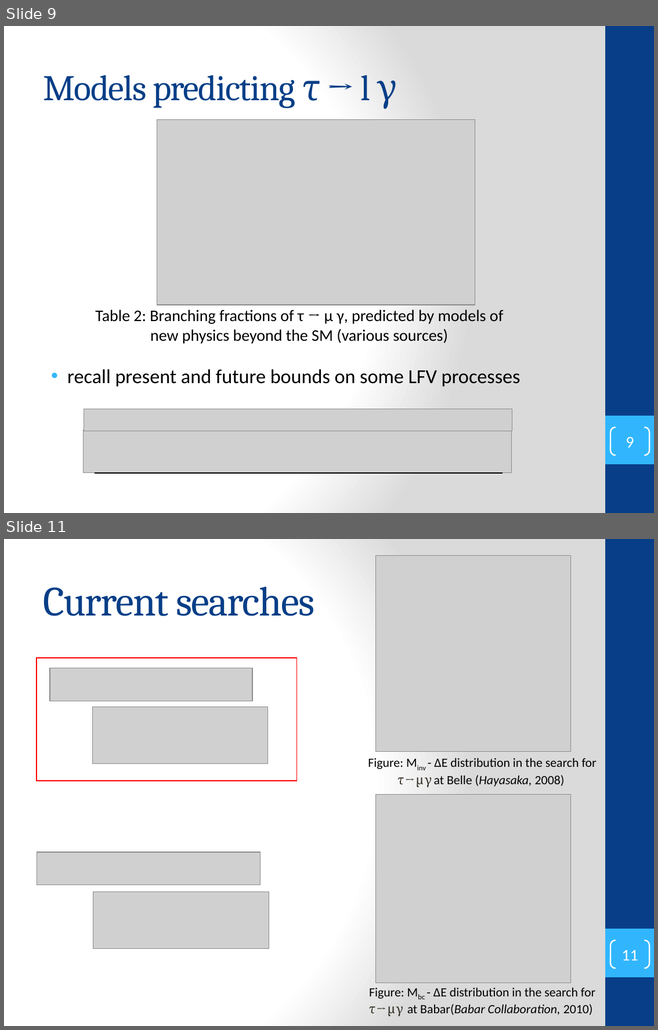
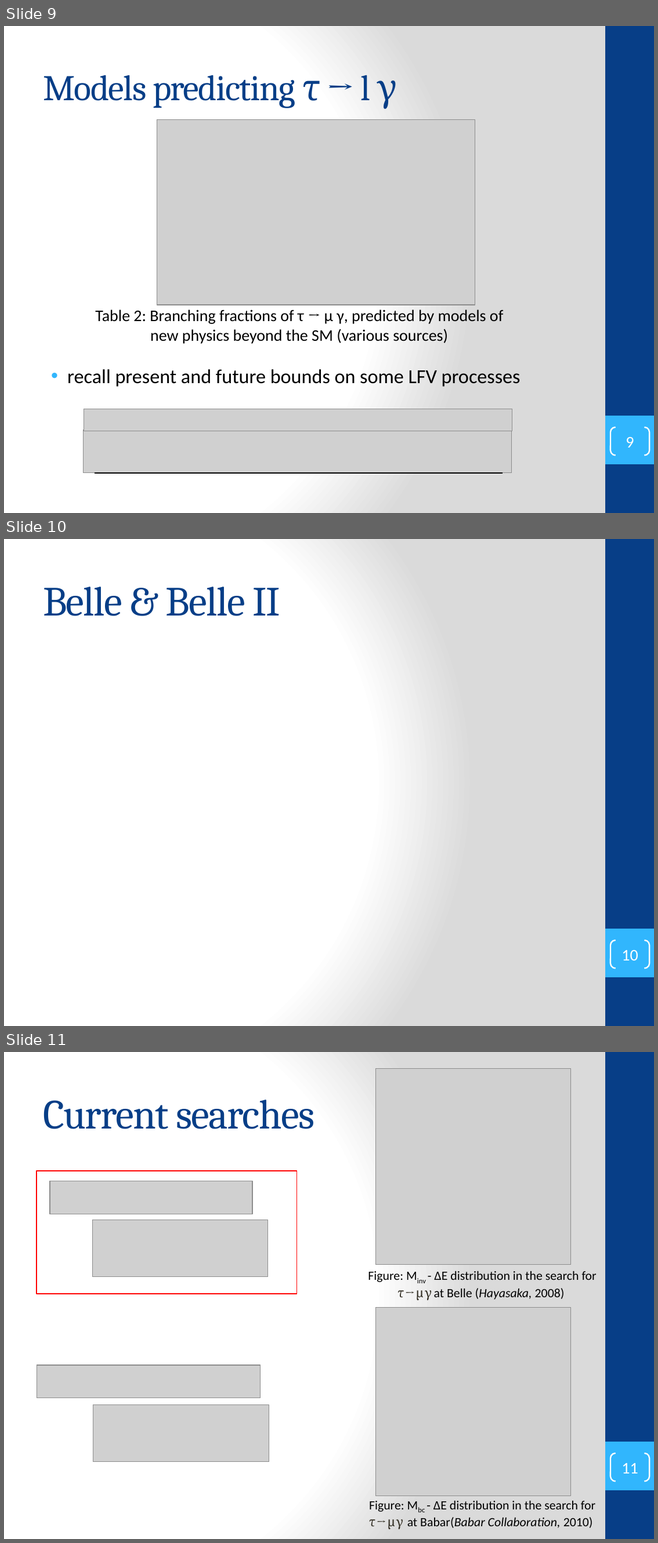
Before and after one commit to secret-agent-drone/lit-review, a slide deck: LiteratureReview_talk/lit_review_talk.pptx. Shown one above the other, each under a label of ours: slides 9 and 11 before the commit, slides 9, 10 and 11 after it; the slides between them are not shown. The pictures are 658x1030 and 658x1543 pixels, drawn with LibreOffice and Linux fonts; fonts in the diff are those of the drawing; grey boxes stand for pictures. Boxes give left, top, right and bottom in pixels: in the first picture for what was removed or moved away, otherwise in the second. Text is boxed around its words. In the diff, an @@ line names an element or a change of style, - is before the commit and + after.

```diff
--- a/LiteratureReview_talk/lit_review_talk.pptx
+++ b/LiteratureReview_talk/lit_review_talk.pptx
@@ slide 10 added at bbox=[4, 539, 654, 1026], background gradient #FFFFFF to #DADADA; not listed: 2 template elements that a slide beside it also shows @@
@@ title added at bbox=[43, 587, 280, 616], 46 pt, text #073E87 @@
+Belle & Belle II
@@ page number added at bbox=[610, 940, 649, 968], outline #FFFFFF 1.5 pt, 18 pt, text #FFFFFF @@
+10
```
Also in this commit, not shown: 3 slides changed, 1 slide removed, 19 other files.
